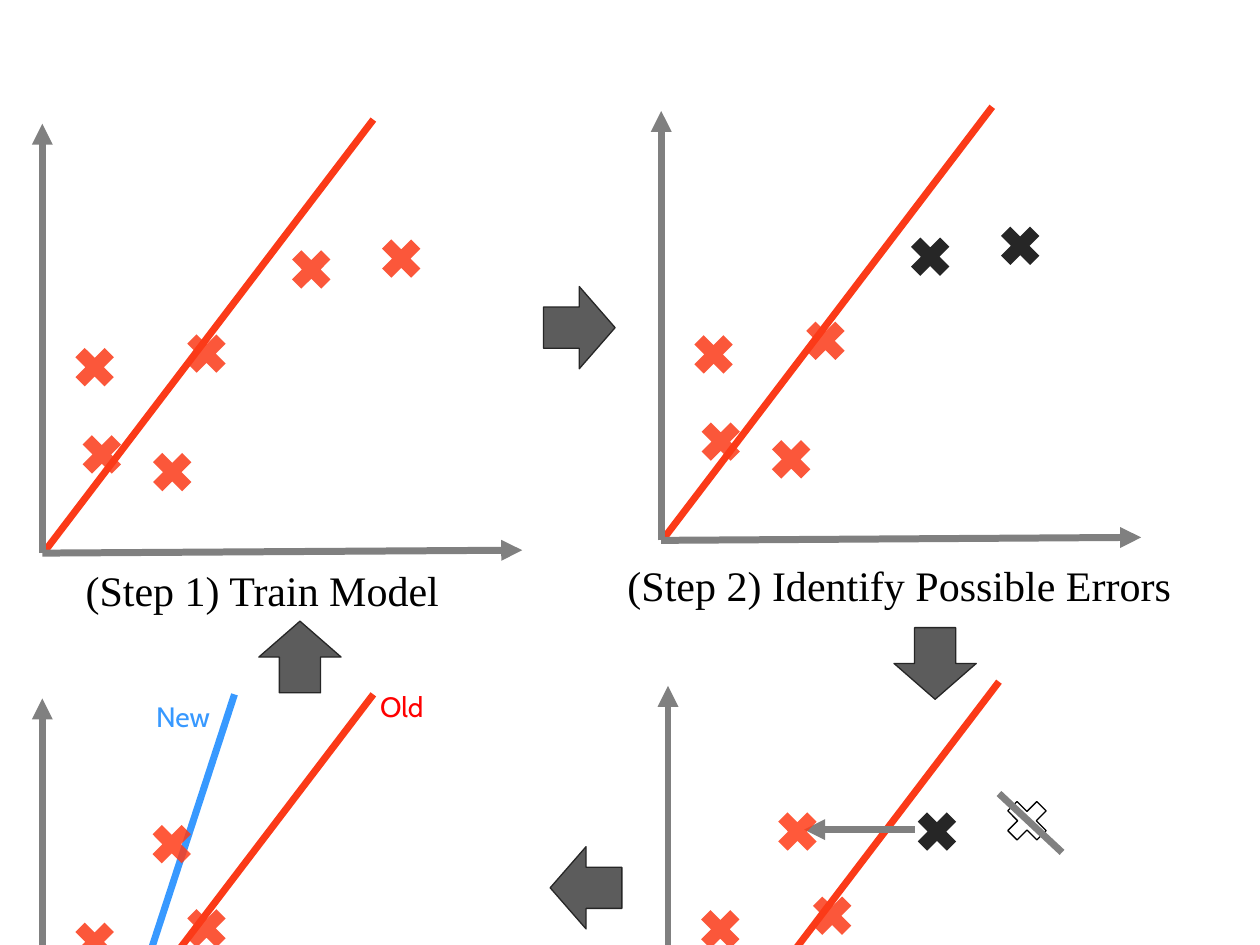
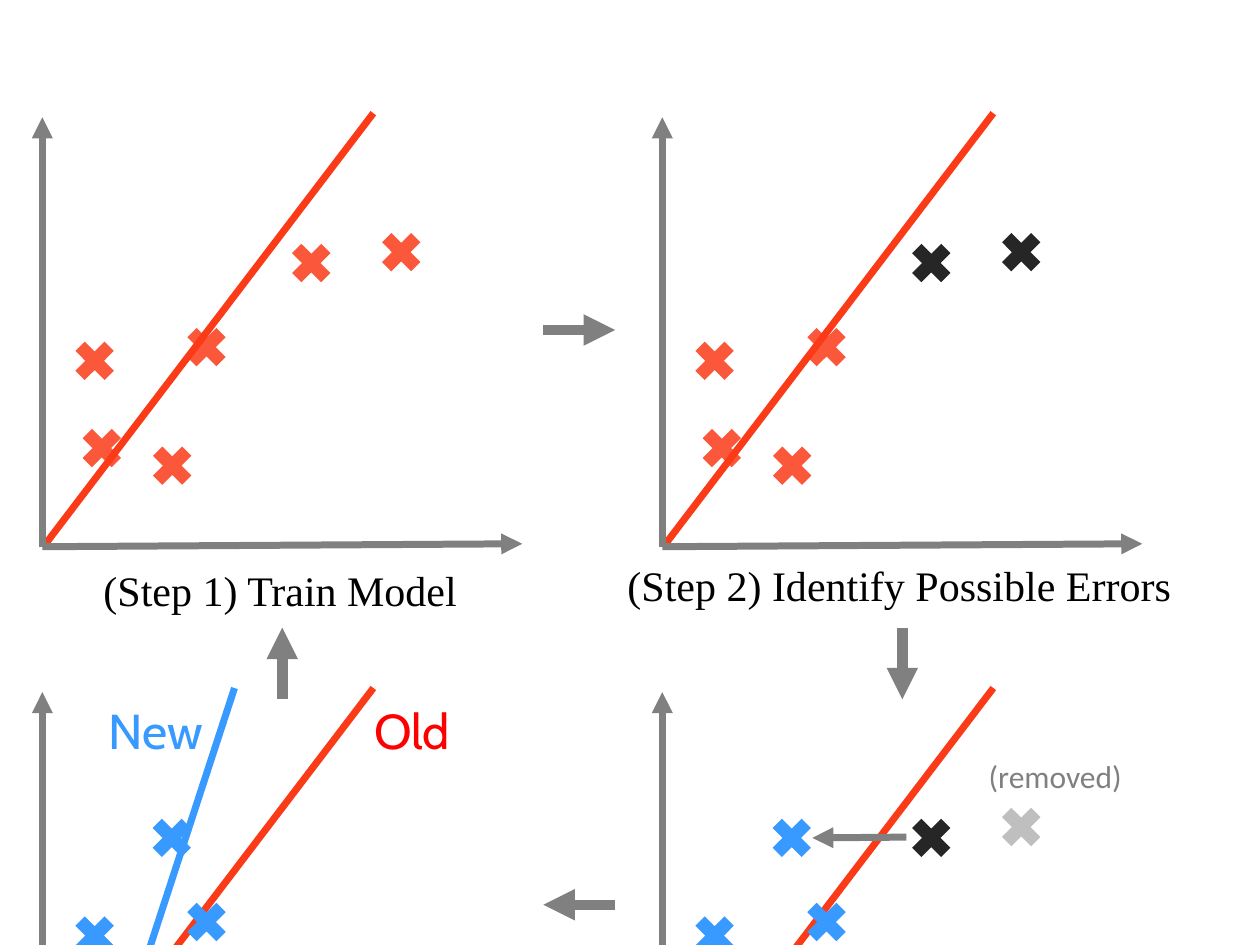
Before and after one commit to sjyk/sampleml, a slide deck: slide 17 of figs/figs.pptx. Drawn at 1260x945 pixels with LibreOffice and Linux fonts; fonts in the diff are those of the drawing. Boxes give left, top, right and bottom in pixels: in the first picture for what was removed or moved away, otherwise in the second. Text is boxed around its words. In the diff, an @@ line names an element or a change of style, - is before the commit and + after.

```diff
--- a/figs/figs.pptx
+++ b/figs/figs.pptx
@@ arrow added from (543, 330) to (615, 330), #808080 6 pt @@
@@ cross: place and size @@
-cross at [145, 445, 200, 500]
+cross at [145, 437, 200, 493]
@@ 6 crosses, 2 arrows, 1 line: place and size @@
-6 crosses, 2 arrows, 1 line at [662, 107, 1142, 541]
+6 crosses, 2 arrows, 1 line at [663, 113, 1143, 547]
@@ text "(Step 1) Train Model": place and size @@
-text "(Step 1) Train Model" at [86, 577, 439, 615]
+text "(Step 1) Train Model" at [103, 577, 457, 615]
@@ group removed at [260, 286, 1062, 929]: 4 right arrows, 1 line @@
@@ arrow added from (282, 699) to (282, 627), #808080 6 pt @@
@@ arrow added from (902, 627) to (902, 699), #808080 6 pt @@
@@ line moved from (47, 945) - (373, 694) to (47, 945) - (373, 688) @@
@@ line moved from (94, 945) - (234, 694) to (94, 945) - (234, 688) @@
@@ line moved from (672, 945) - (999, 682) to (667, 945) - (993, 688) @@
@@ arrow moved from (43, 945) - (43, 698) to (43, 945) - (43, 692) @@
@@ text "New" at [109, 714, 203, 750]: size 16 to 28 pt @@
@@ text "New": place and size @@
-text "New" at [156, 707, 210, 728]
+text "New" at [109, 714, 203, 750]
@@ text "Old": place and size @@
-text "Old" at [380, 696, 423, 718]
+text "Old" at [374, 712, 450, 750]
@@ text "Old" at [374, 712, 450, 750]: size 16 to 28 pt @@
@@ arrow moved from (668, 945) - (668, 685) to (663, 945) - (663, 692) @@
@@ text added at [989, 765, 1122, 792], 18 pt, text #808080 @@
+(removed)
@@ 5 crosses: place and size @@
-5 crosses at [693, 793, 1055, 945]
+5 crosses at [687, 799, 1048, 945]
@@ cross at [993, 799, 1048, 854]: fill none to #BFBFBF; outline #000000 0.75 pt to none @@
@@ 8 crosses, 2 arrows, 1 line: place and size @@
-8 crosses, 2 arrows, 1 line at [43, 120, 522, 945]
+8 crosses, 2 arrows, 1 line at [43, 113, 522, 945]
@@ cross at [144, 810, 199, 866]: fill #FF3C18 at 85% opacity to #3899FF @@
@@ cross at [764, 810, 819, 866]: fill #FF3C18 at 85% opacity to #3899FF @@
@@ arrow moved from (915, 829) - (804, 829) to (906, 837) - (813, 838) @@
@@ arrow added from (615, 905) to (543, 905), #808080 6 pt @@
@@ fill #FB3A18 at 85% opacity to #3899FF in 4 elements at [67, 907, 122, 945], [179, 895, 234, 945], [799, 895, 854, 945], [687, 907, 742, 945] @@
```
Also in this commit, not shown: 3 other files.
